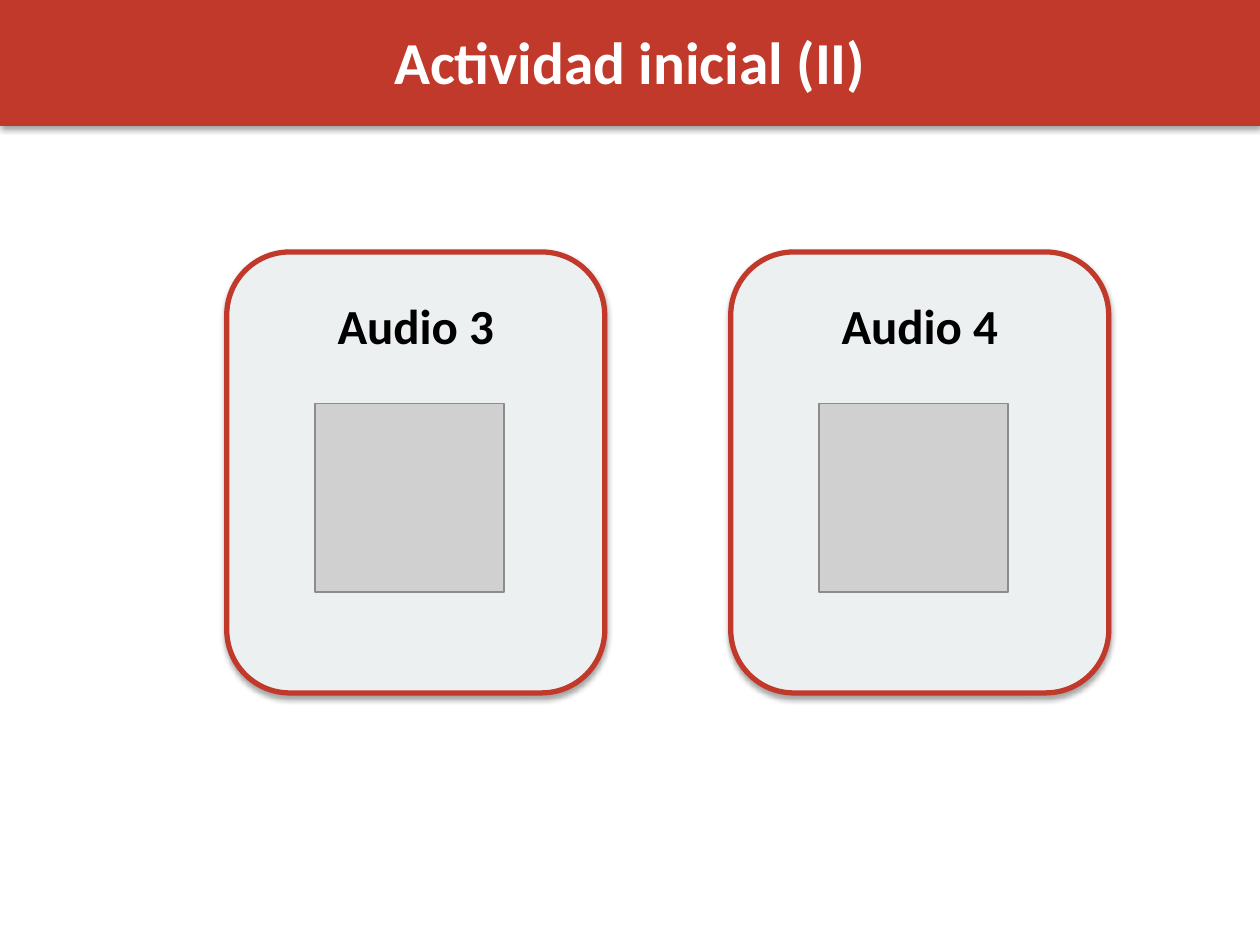
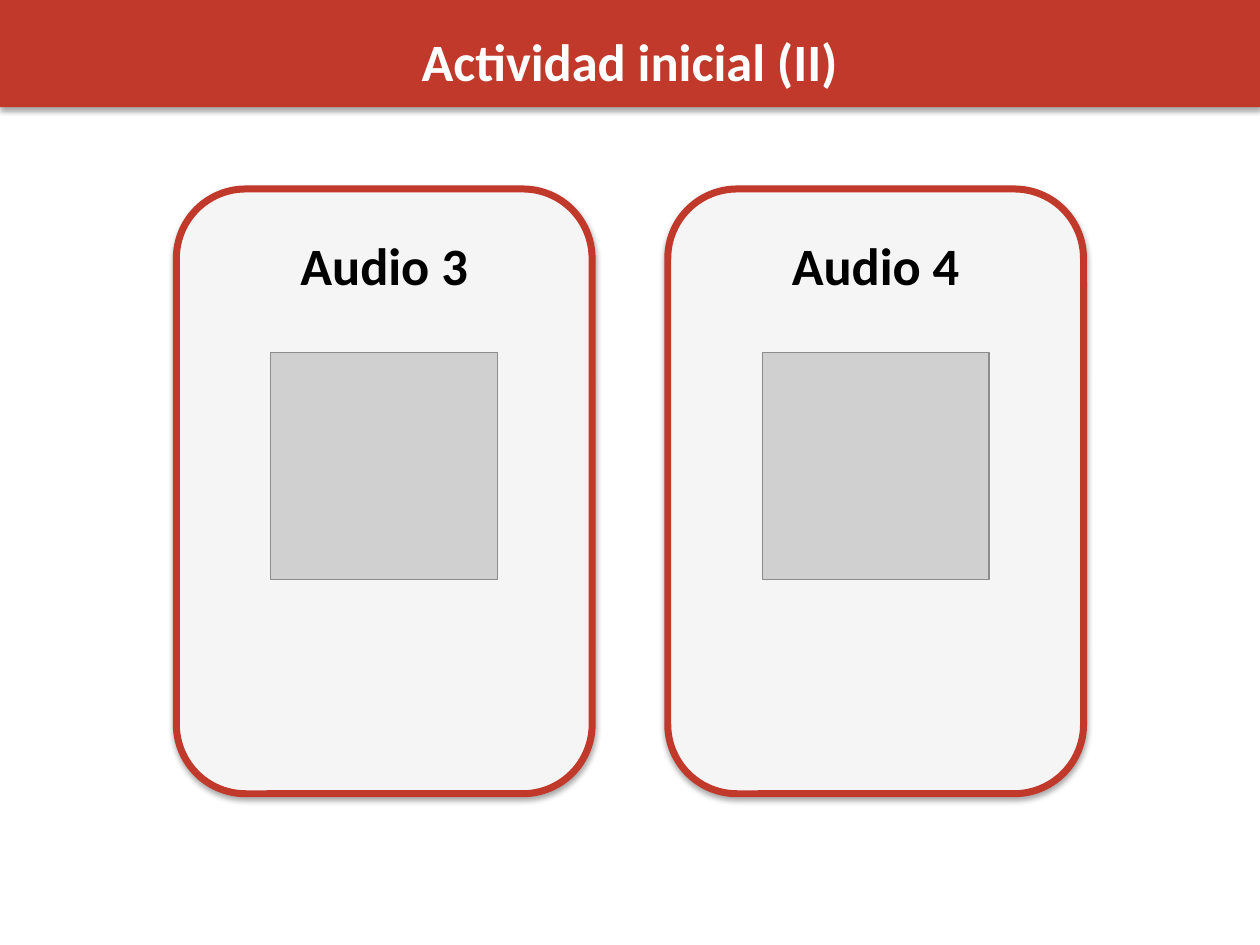
Before and after one commit to maquemmados/vozvozvoz, a slide deck: slide 3 of presentacion.pptx. Drawn at 1260x945 pixels with LibreOffice and Linux fonts; fonts in the diff are those of the drawing; grey boxes stand for pictures. Boxes give left, top, right and bottom in pixels: in the first picture for what was removed or moved away, otherwise in the second. Text is boxed around its words. In the diff, an @@ line names an element or a change of style, - is before the commit and + after.

```diff
--- a/presentacion.pptx
+++ b/presentacion.pptx
@@ rectangle: place and size @@
-rectangle at <box>0,0,1260,126</box>
+rectangle at <box>0,0,1260,107</box>
@@ text "Actividad inicial (II)" at <box>422,42,838,89</box>: size 34 to 30 pt @@
@@ rounded rectangle: place and size @@
-rounded rectangle at <box>227,252,605,693</box>
+rounded rectangle at <box>176,189,592,794</box>
@@ rounded rectangle at <box>176,189,592,794</box>: fill #ECF0F1 to #F5F5F5; outline #C0392B 3 pt to #C0392B 4 pt @@
@@ rounded rectangle at <box>668,189,1084,794</box>: fill #ECF0F1 to #F5F5F5; outline #C0392B 3 pt to #C0392B 4 pt @@
@@ rounded rectangle: place and size @@
-rounded rectangle at <box>731,252,1109,693</box>
+rounded rectangle at <box>668,189,1084,794</box>
@@ text "Audio 3": place and size @@
-text "Audio 3" at <box>338,309,494,345</box>
+text "Audio 3" at <box>300,248,468,286</box>
@@ text "Audio 3" at <box>300,248,468,286</box>: size 28 to 30 pt @@
@@ text "Audio 4" at <box>792,248,960,286</box>: size 28 to 30 pt @@
@@ text "Audio 4": place and size @@
-text "Audio 4" at <box>842,309,998,345</box>
+text "Audio 4" at <box>792,248,960,286</box>
@@ picture: place and size @@
-picture at <box>315,403,504,592</box>
+picture at <box>271,353,498,580</box>
@@ picture: place and size @@
-picture at <box>819,403,1008,592</box>
+picture at <box>762,353,989,580</box>
```
Also in this commit, not shown: 19 other slides changed, 1 other file.
